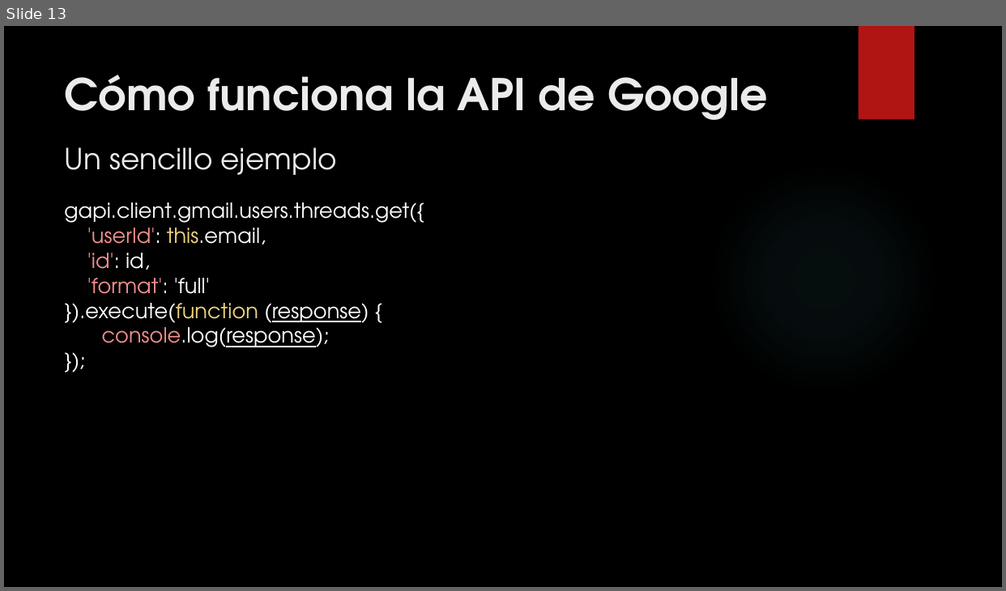
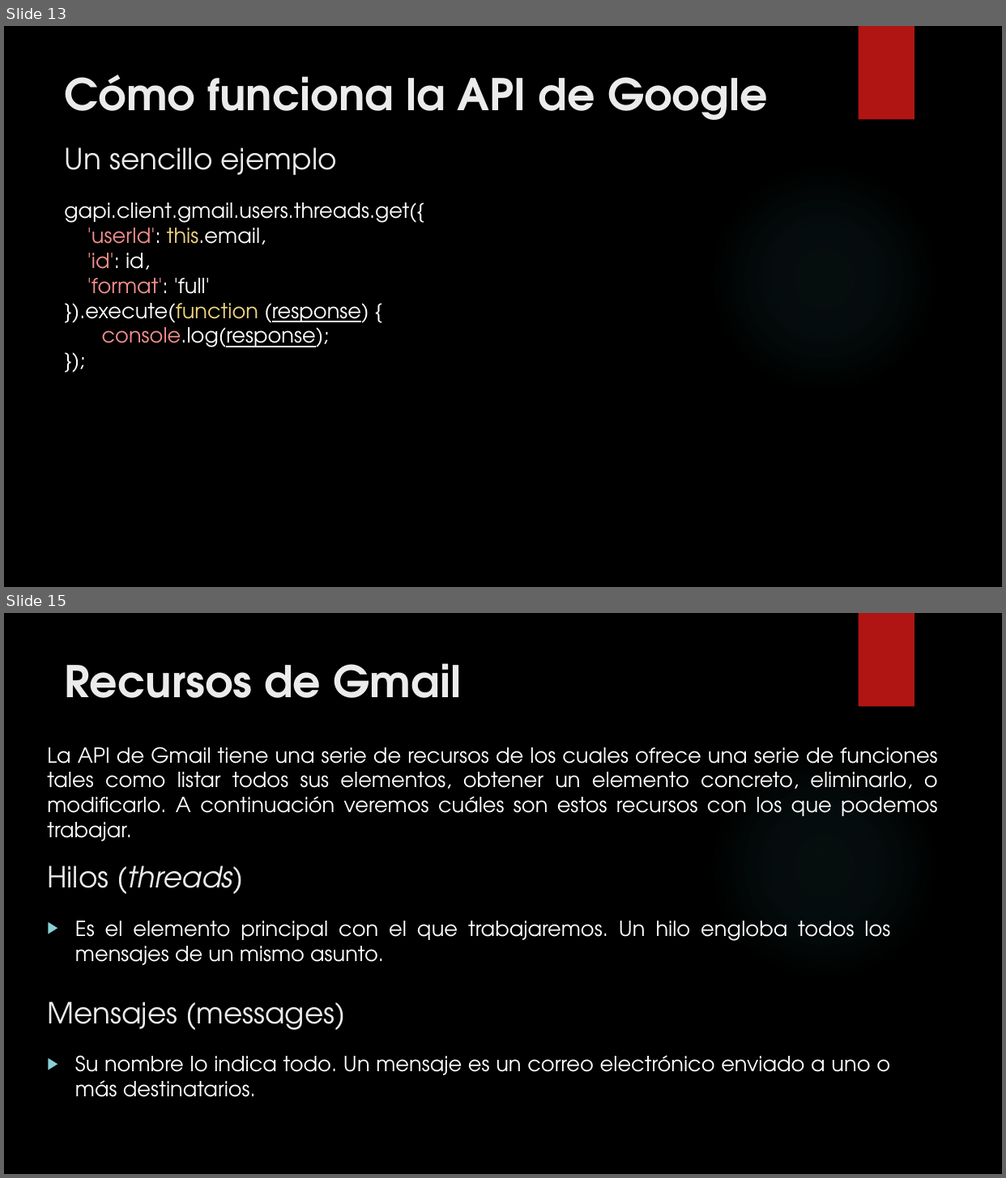
Before and after one commit to Brugarolas/BlackMail, a slide deck: BlackMail.pptx. Shown one above the other, each under a label of ours: slide 13 before the commit, slides 13 and 15 after it; the slides between them are not shown. The pictures are 1006x591 and 1006x1178 pixels, drawn with LibreOffice and Linux fonts; fonts in the diff are those of the drawing; background and template pictures are left out. Boxes give left, top, right and bottom in pixels: in the first picture for what was removed or moved away, otherwise in the second. Text is boxed around its words. In the diff, an @@ line names an element or a change of style, - is before the commit and + after.

```diff
--- a/BlackMail.pptx
+++ b/BlackMail.pptx
@@ slide 15 added at [4,613,1002,1174], background picture (left out); not listed: 2 template elements that a slide beside it also shows @@
@@ title added at [65,663,461,698], 42 pt, text #EBEBEB, bold @@
+Recursos de Gmail
@@ text added at [47,747,938,841], 20 pt, text #FFFFFF @@
+La API de Gmail tiene una serie de recursos de los cuales ofrece una serie de funciones tales como listar todos sus elementos, obtener un elemento concreto, eliminarlo, o modificarlo. A continuación veremos cuáles son estos recursos con los que podemos trabajar.
@@ text added at [47,866,245,894], 28 pt, text #EBEBEB @@
+Hilos (threads)
@@ text added at [75,921,890,965], 20 pt, text #FFFFFF @@
+▶ Es el elemento principal con el que trabajaremos. Un hilo engloba todos los mensajes de un mismo asunto.
@@ text added at [47,1002,345,1030], 28 pt, text #EBEBEB @@
+Mensajes (messages)
@@ text added at [75,1055,890,1097], 20 pt, text #FFFFFF @@
+▶ Su nombre lo indica todo. Un mensaje es un correo electrónico enviado a uno o más destinatarios.
```
Also in this commit, not shown: 9 other slides added, 2 other files.
